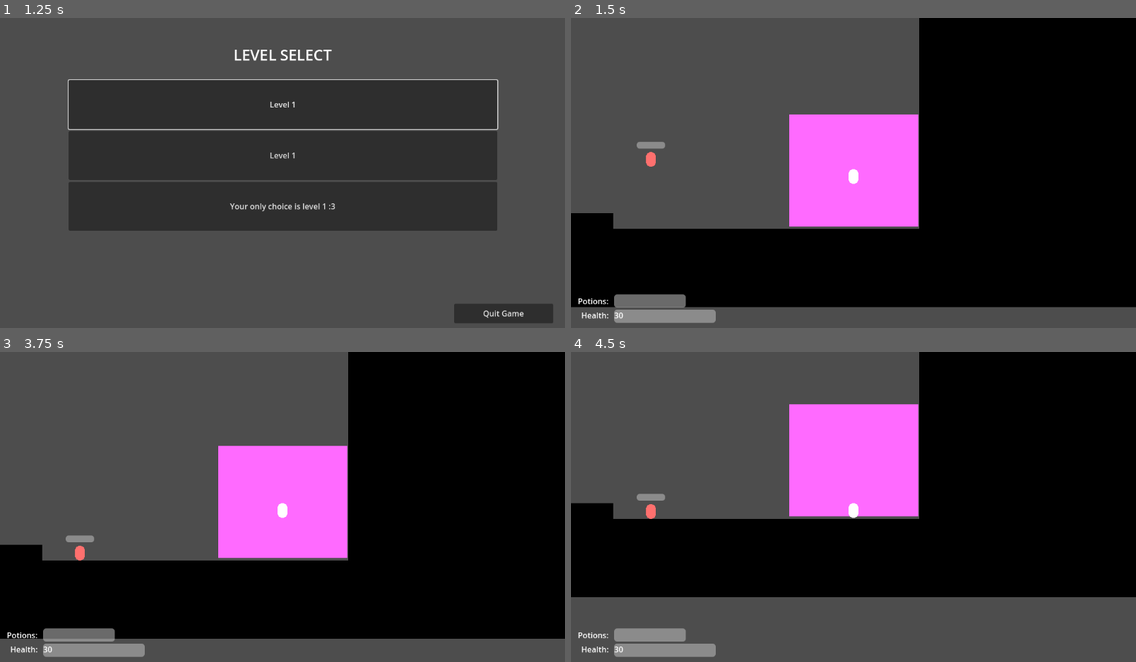
Above: before the commit, frames 1-4 (two rows, left to right).
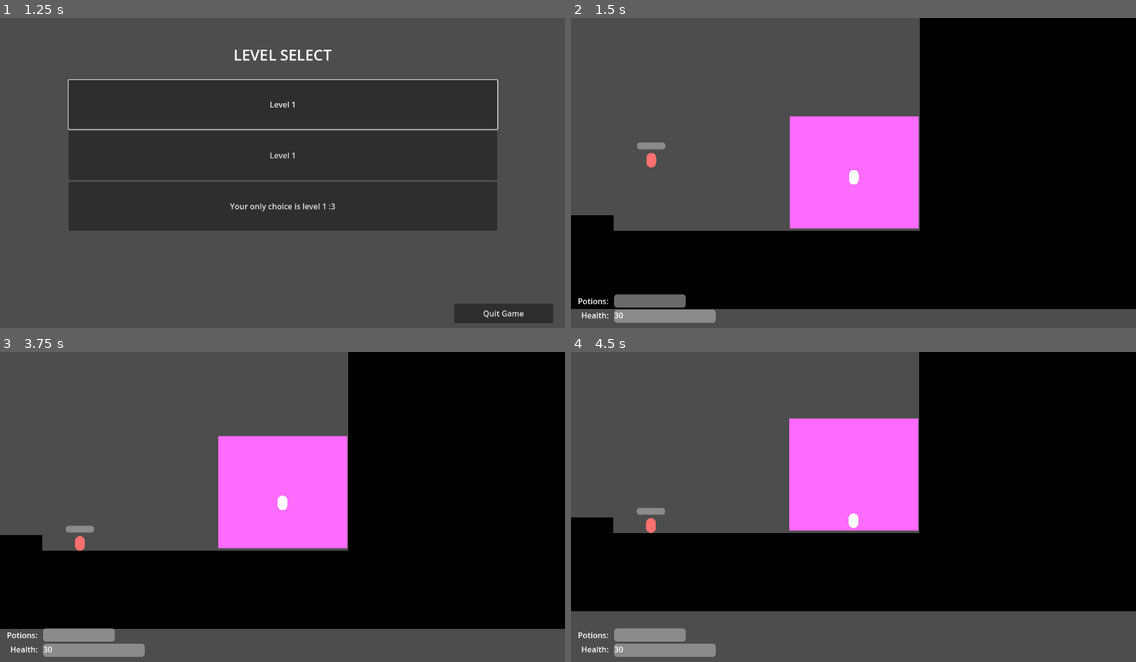
Above: after the commit, the same moments.

Repository: geekazodium/balance-prototype
Game: Godot game, scene res://scenes/title_screen.tscn
Same seed, same stepped clock (60 frames per second), same inputs: the game is played once before the commit and once after it. The engine's default icon, where the game draws it, is replaced by a stand-in: a white triangle on a blue panel in a dark square.
Inputs (mouse positions are in pixels of both pictures, inside the frame that each line leads up to):
- Up to frame 1 (1.25 s): click "CLICK TO START" at 0.5 s
- Up to frame 2 (1.5 s): click "Level 1" at 1.25 s
- Up to frame 3 (3.75 s): move the mouse to (406, 494) at 2.02 s; tap Enter at 2.75 s; move the mouse to (169, 525) at 2.77 s; tap Space at 3.5 s; move the mouse to (339, 441) at 3.52 s
- Up to frame 4 (4.5 s): move the mouse to (825, 575) at 4.27 s

Frame 1 is identical in both runs. In frame 2, 1.7% of the frame differs, in the area x 0-100%, y 0-94%; in frame 3, 6.4%; in frame 4, 9.0%, in the area x 0-100%, y 16-84%.

Commit message:
feature: camera tweening around projectile

Diff:
--- a/project.godot
+++ b/project.godot
@@ -89,6 +89,10 @@
 2d_physics/layer_5="Damageable"
 2d_physics/layer_6="Unbounceable"
 
+[physics]
+
+common/physics_interpolation=true
+
 [rendering]
 
 renderer/rendering_method="gl_compatibility"
--- a/scenes/player/player_nodes.tscn
+++ b/scenes/player/player_nodes.tscn
@@ -56,9 +56,13 @@
 process_callback = 0
 one_shot = true
 
-[node name="Camera2D" type="Camera2D" parent="." node_paths=PackedStringArray("follow_target")]
+[node name="Camera2D" type="Camera2D" parent="." node_paths=PackedStringArray("follow_targets", "boundary_center")]
+position_smoothing_enabled = true
+position_smoothing_speed = 20.0
 script = ExtResource("3_o0xal")
-follow_target = NodePath("../CharacterBody2D")
+follow_targets = [NodePath("../CharacterBody2D")]
+boundary_center = NodePath("../CharacterBody2D")
+boundary_radius = 100.0
 
 [node name="TeleportToCheckpoint" type="Node" parent="." node_paths=PackedStringArray("object_to_teleport")]
 script = ExtResource("8_xag0n")
--- a/scripts/event_bus.gd
+++ b/scripts/event_bus.gd
@@ -26,3 +26,9 @@
 
 @warning_ignore("unused_signal")
 signal unpause();
+
+@warning_ignore("unused_signal")
+signal camera_target_added(target: Node2D);
+
+@warning_ignore("unused_signal")
+signal camera_target_removed(target: Node2D);
--- a/scripts/follow_camera.gd
+++ b/scripts/follow_camera.gd
@@ -1,7 +1,35 @@
 extends Camera2D
 class_name FollowCamera
 
-@export var follow_target: Node2D = null;
+@export var follow_targets: Array[Node2D] = [];
+
+@export var boundary_center: Node2D = null;
+@export var boundary_radius: float = 0;
+
+func _ready() -> void:
+	EventBus.camera_target_added.connect(self.add_target);
+	EventBus.camera_target_removed.connect(self.remove_target);
 
 func _process(_delta: float) -> void:
-	self.global_position = self.follow_target.global_position;
+	var sum: Vector2 = Vector2.ZERO;
+	var element_weight: float = 1./self.follow_targets.size();
+	for target in self.follow_targets:
+		sum += element_weight * target.global_position;
+
+	var offset_vec = self.boundary_center.to_local(sum);
+
+	if !offset_vec.is_zero_approx():
+		var magnitude: float = offset_vec.length();
+		magnitude = self.boundary_radius - log(1+exp(self.boundary_radius - magnitude));
+		offset_vec = offset_vec.normalized() * magnitude;
+
+	self.global_position = self.boundary_center.to_global(offset_vec);
+
+func add_target(target: Node2D):
+	if self.follow_targets.has(target):
+		return;
+	self.follow_targets.push_back(target);
+
+func remove_target(target: Node2D):
+	#O(n) is fine because technically if n is always less than 10 this is actually O(1)
+	self.follow_targets.remove_at(self.follow_targets.find(target));
--- a/scripts/player/projectile/projectile.gd
+++ b/scripts/player/projectile/projectile.gd
@@ -47,6 +47,7 @@
 	self.velocity = direction.normalized() * self.launch_speed * speed_multiplier;
 	self.target_position = Vector2.ZERO;
 	self.launched.emit();
+	EventBus.camera_target_added.emit(self);
 
 func on_hit(knockback_immune: bool, collider: PlatformerCharacterBody) -> void:
 	var hit_damage: int = (self.damage + self.damage_per_speed * self.velocity.length()) as int;
@@ -62,6 +63,7 @@
 	self.acceleration += force;
 
 func disable_projectile() -> void:
+	EventBus.camera_target_removed.emit(self);
 	self.enabled = false;
 	self.visible = false;
 
